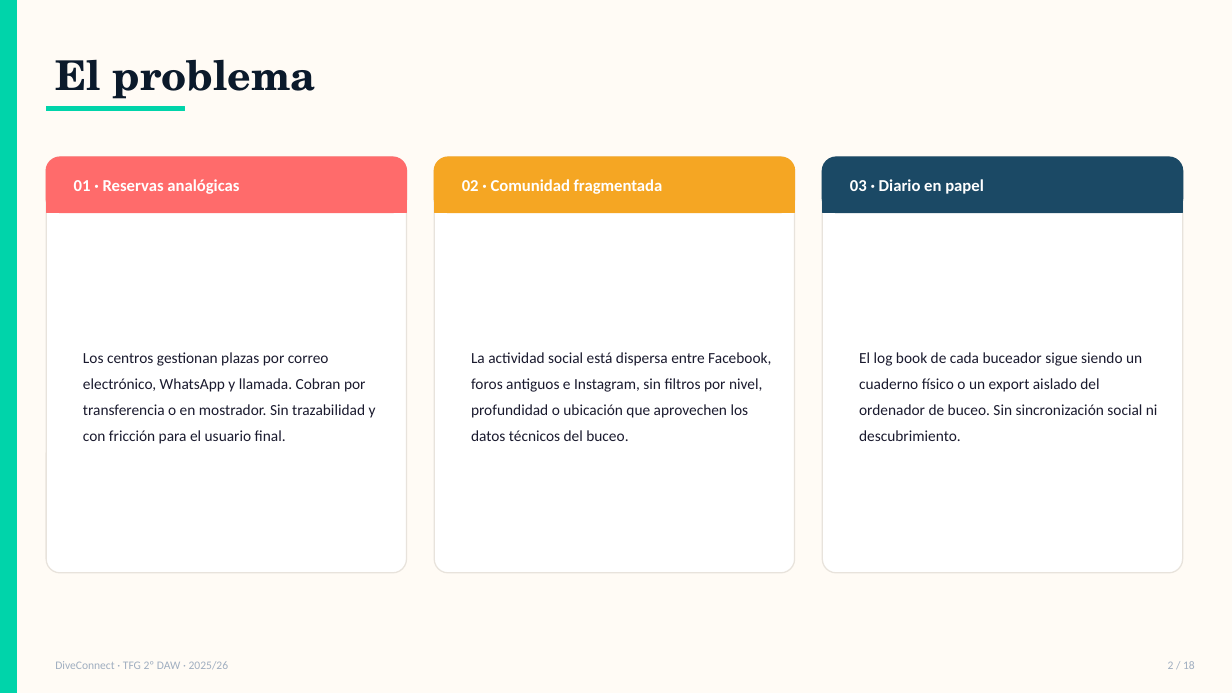
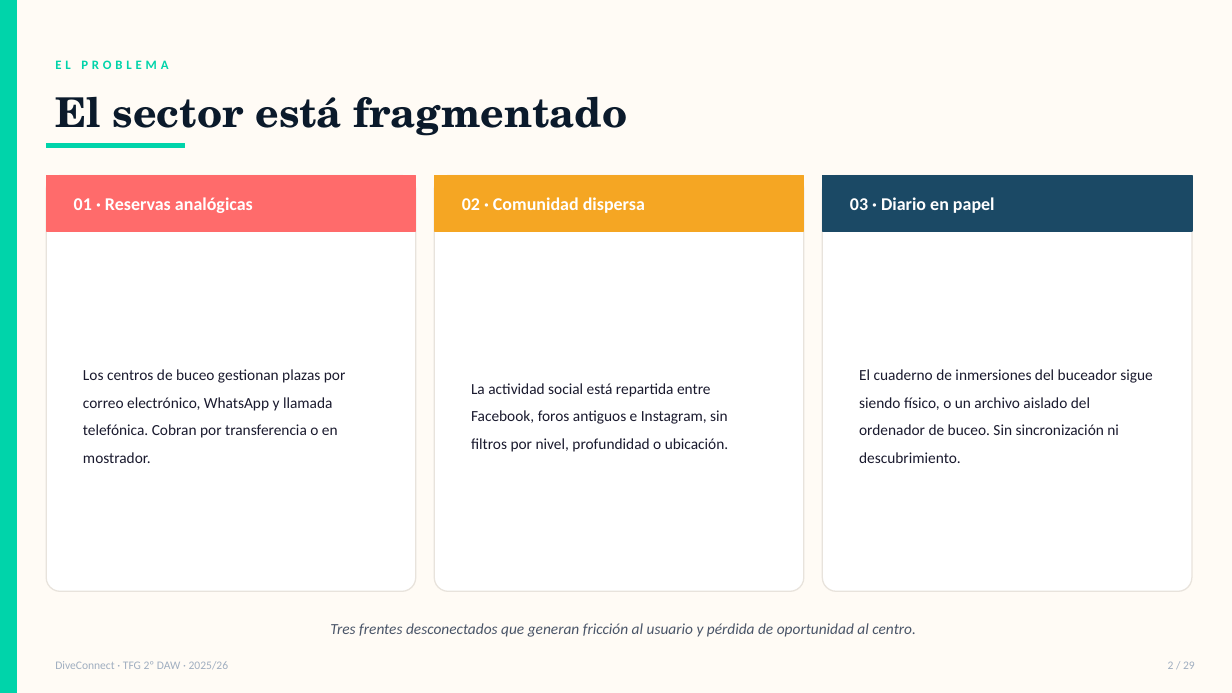
Before and after one commit to mmordoe685/diveconnect, a slide deck: slide 3 of docs/DiveConnect-Defensa.pptx. Drawn at 1232x693 pixels with LibreOffice and Linux fonts; fonts in the diff are those of the drawing. Boxes give left, top, right and bottom in pixels: in the first picture for what was removed or moved away, otherwise in the second. Text is boxed around its words. In the diff, an @@ line names an element or a change of style, - is before the commit and + after.

```diff
--- a/docs/DiveConnect-Defensa.pptx
+++ b/docs/DiveConnect-Defensa.pptx
@@ text at [55,60,168,69]: text changed; size 32 to 10 pt; font TeX Gyre Schola to Calibri; text colour #0B1A2B to #00D4AA @@
-El problema
+EL PROBLEMA
@@ text added at [55,96,628,136], 32 pt, text #0B1A2B, bold @@
+El sector está fragmentado
@@ rectangle: place and size @@
-rectangle at [46,106,185,111]
+rectangle at [46,143,185,148]
@@ rectangle: place and size @@
-rectangle at [46,189,407,213]
+rectangle at [46,176,416,231]
@@ rounded rectangle: place and size @@
-rounded rectangle at [46,157,407,573]
+rounded rectangle at [46,176,416,592]
@@ rounded rectangle removed at [46,157,407,213] @@
@@ rounded rectangle: place and size @@
-rounded rectangle at [434,157,795,573]
+rounded rectangle at [434,176,804,592]
@@ rectangle: place and size @@
-rectangle at [434,189,795,213]
+rectangle at [434,176,804,231]
@@ rounded rectangle removed at [434,157,795,213] @@
@@ proportions changed in 3 elements at [434,176,804,592], [46,176,416,592], [823,176,1192,592] @@
@@ rectangle: place and size @@
-rectangle at [823,189,1183,213]
+rectangle at [823,176,1192,231]
@@ rounded rectangle: place and size @@
-rounded rectangle at [823,157,1183,573]
+rounded rectangle at [823,176,1192,592]
@@ rounded rectangle removed at [823,157,1183,213] @@
@@ text "01 · Reservas analógicas": place and size @@
-text "01 · Reservas analógicas" at [74,179,239,194]
+text "01 · Reservas analógicas" at [74,197,253,213]
@@ text "01 · Reservas analógicas" at [74,197,253,213]: size 13 to 14 pt @@
@@ text at [462,197,645,213]: text changed; size 13 to 14 pt @@
-02 · Comunidad fragmentada
+02 · Comunidad dispersa
@@ text "03 · Diario en papel" at [850,197,995,213]: size 13 to 14 pt @@
@@ text "03 · Diario en papel": place and size @@
-text "03 · Diario en papel" at [850,179,984,194]
+text "03 · Diario en papel" at [850,197,995,213]
@@ text at [83,369,346,463]: text changed @@
-Los centros gestionan plazas por correo electrónico, WhatsApp y llamada. Cobran por transferencia o en mostrador. Sin trazabilidad y con fricción para el usuario final.
+Los centros de buceo gestionan plazas por correo electrónico, WhatsApp y llamada telefónica. Cobran por transferencia o en mostrador.
@@ text at [471,383,729,452]: text changed @@
-La actividad social está dispersa entre Facebook, foros antiguos e Instagram, sin filtros por nivel, profundidad o ubicación que aprovechen los datos técnicos del buceo.
+La actividad social está repartida entre Facebook, foros antiguos e Instagram, sin filtros por nivel, profundidad o ubicación.
@@ text at [859,369,1153,463]: text changed @@
-El log book de cada buceador sigue siendo un cuaderno físico o un export aislado del ordenador de buceo. Sin sincronización social ni descubrimiento.
+El cuaderno de inmersiones del buceador sigue siendo físico, o un archivo aislado del ordenador de buceo. Sin sincronización ni descubrimiento.
@@ text added at [330,623,916,637], 12 pt, text #4A5568, italic @@
+Tres frentes desconectados que generan fricción al usuario y pérdida de oportunidad al centro.
```
Also in this commit, not shown: 10 other slides changed, 19 slides added, 7 slides removed, 2 other files.
